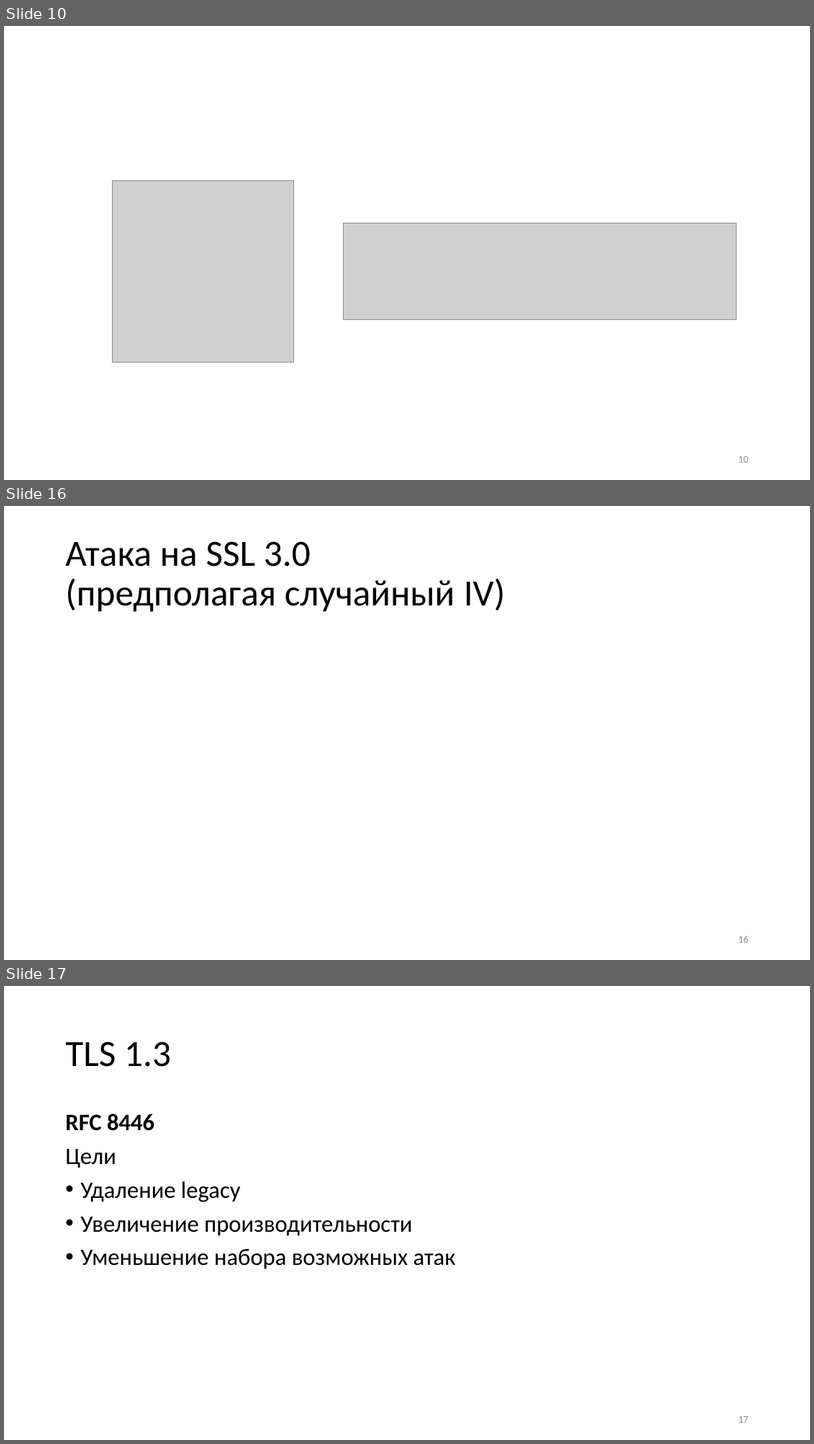
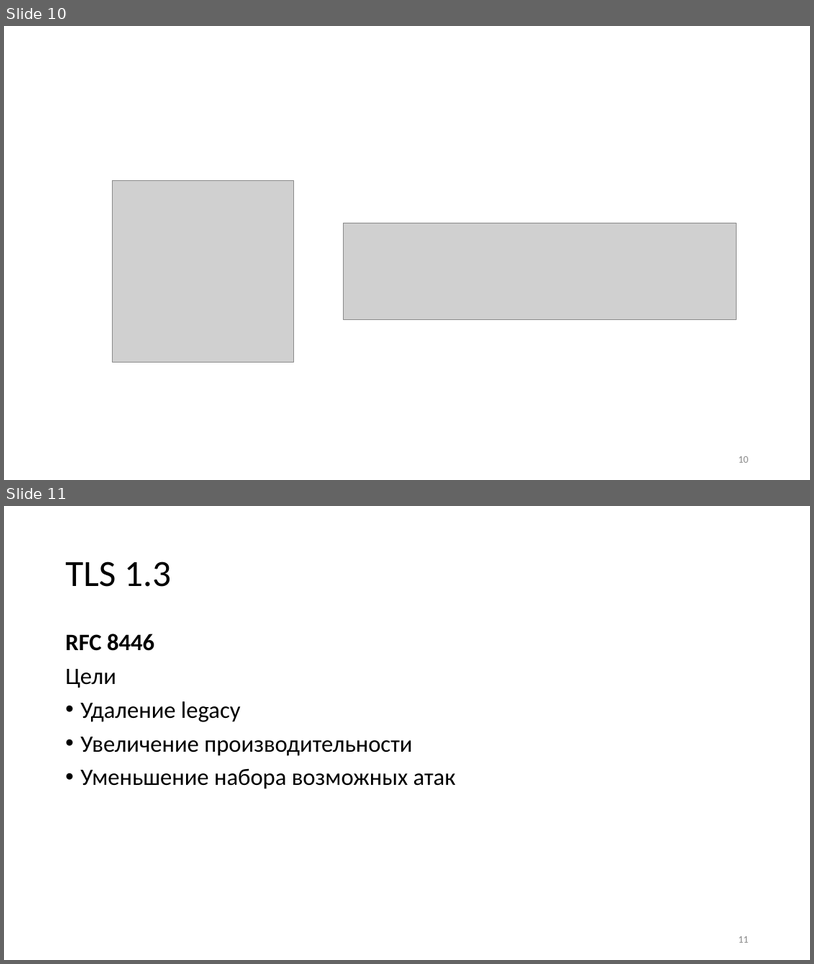
Before and after one commit to CryptoCourse/CryptoLectures, a slide deck: Lectures/Lecture0x2.pptx. Shown one above the other, each under a label of ours: slides 10, 16 and 17 before the commit, slides 10 and 11 after it; the slides between them are not shown. The pictures are 814x1444 and 814x964 pixels, drawn with LibreOffice and Linux fonts; fonts in the diff are those of the drawing; grey boxes stand for pictures. Boxes give left, top, right and bottom in pixels: in the first picture for what was removed or moved away, otherwise in the second. Text is boxed around its words. In the diff, an @@ line names an element or a change of style, - is before the commit and + after.

```diff
--- a/Lectures/Lecture0x2.pptx
+++ b/Lectures/Lecture0x2.pptx
@@ slide 16 removed at bbox=[4, 506, 810, 960], background #FFFFFF @@
@@ title removed at bbox=[65, 541, 506, 612] @@
-Атака на SSL 3.0
-(предполагая случайный IV)
@@ page number removed at bbox=[738, 936, 748, 942] @@
-16
@@ what was slide 17 is now slide 11 @@
@@ page number at bbox=[738, 936, 748, 942]: text changed @@
-17
+11
```
Also in this commit, not shown: 3 slides changed, 8 slides added, 5 other slides removed, 2 other files.
